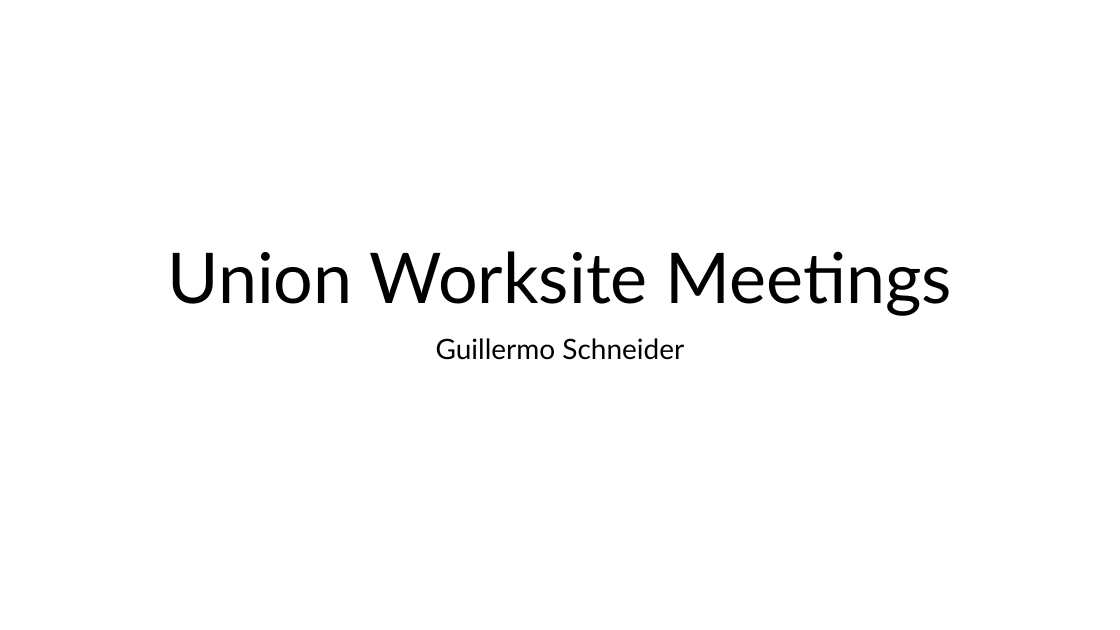
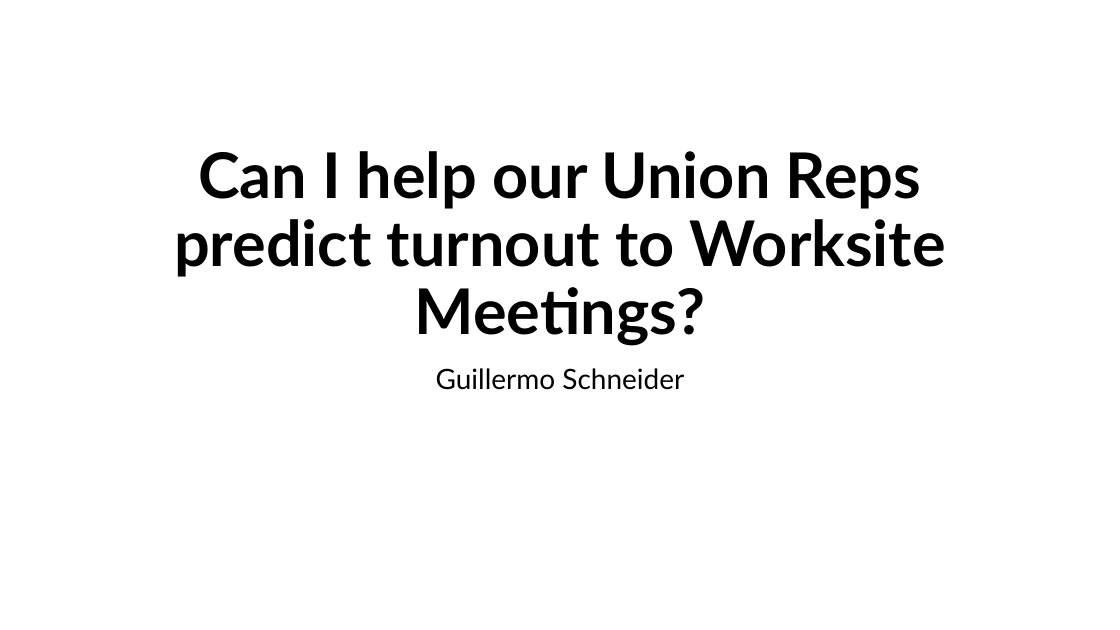
Before and after one commit to GuillermoCharlesSchneider/DATA-606, a slide deck: slide 1 of Project/FinalProjectPresentation.pptx (slide 2 before the commit). Drawn at 1120x630 pixels with LibreOffice and Linux fonts; fonts in the diff are those of the drawing. Boxes give left, top, right and bottom in pixels: in the first picture for what was removed or moved away, otherwise in the second. Text is boxed around its words. In the diff, an @@ line names an element or a change of style, - is before the commit and + after.

```diff
--- a/Project/FinalProjectPresentation.pptx
+++ b/Project/FinalProjectPresentation.pptx
@@ title at (174, 151, 946, 346): text changed; size 60 to 54 pt; bold on @@
-Union Worksite Meetings
+Can I help our Union Reps predict turnout to Worksite Meetings?
@@ subtitle "Guillermo Schneider": place and size @@
-subtitle "Guillermo Schneider" at (436, 338, 684, 360)
+subtitle "Guillermo Schneider" at (436, 368, 684, 390)
```
Also in this commit, not shown: 13 slides added, 6 slides removed, 4 other files.
